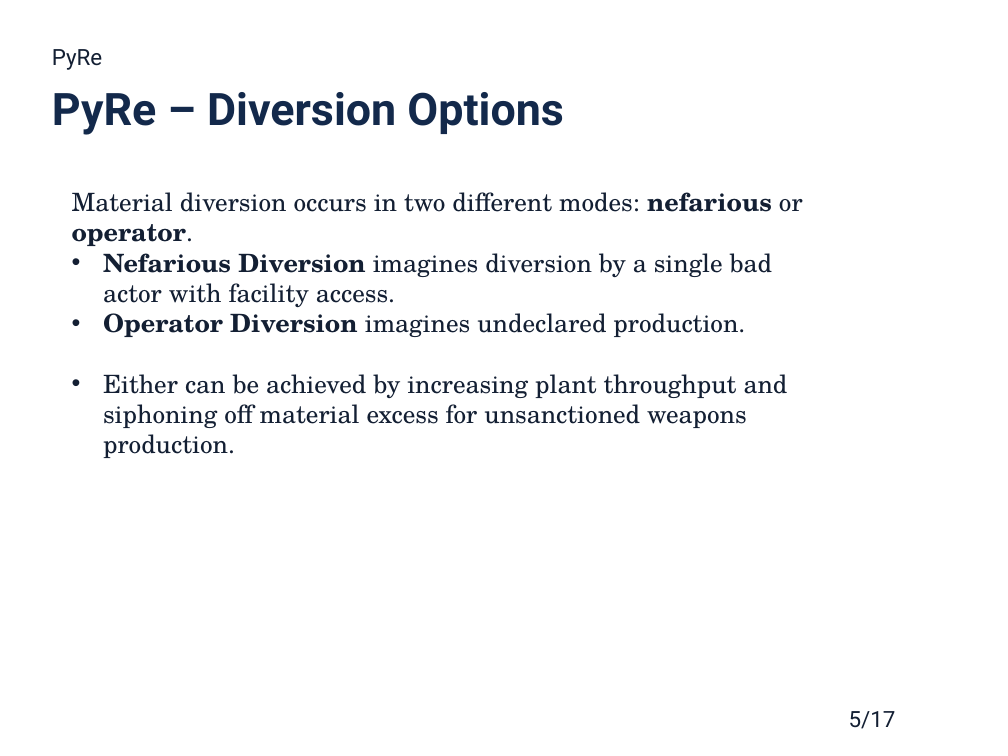
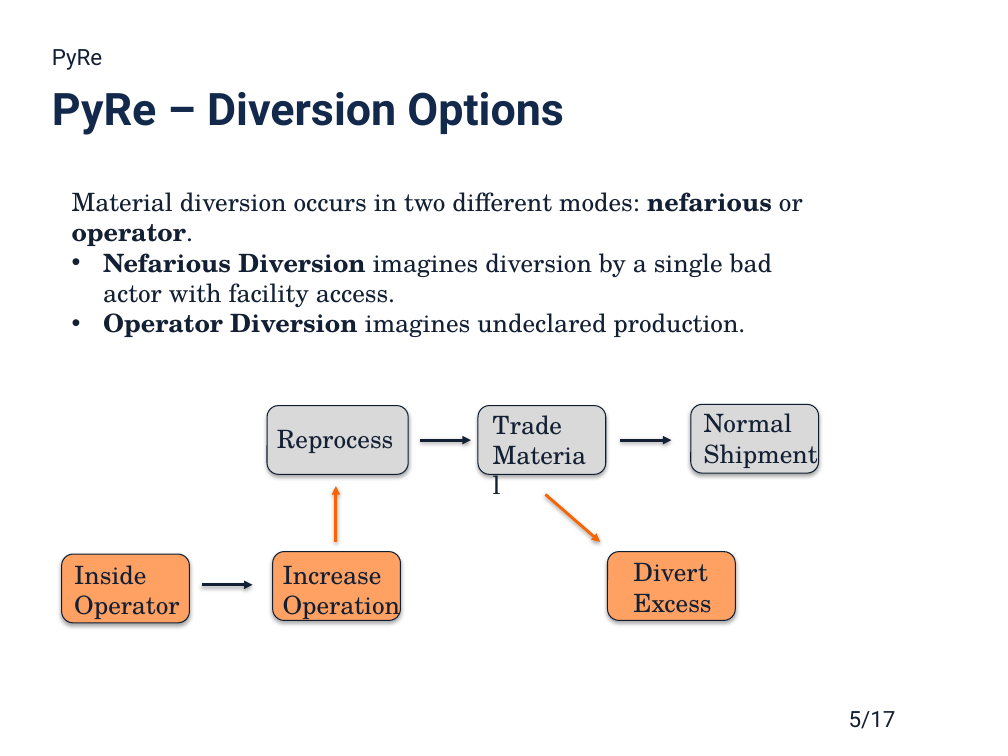
Before and after one commit to gtw2/2019-westphal-twofcs, a slide deck: slide 5 of 2019-westphal-twofcs-pres.pptx. Drawn at 1008x756 pixels with LibreOffice and Linux fonts; fonts in the diff are those of the drawing; background and template pictures are left out. Boxes give left, top, right and bottom in pixels: in the first picture for what was removed or moved away, otherwise in the second. Text is boxed around its words. In the diff, an @@ line names an element or a change of style, - is before the commit and + after.

```diff
--- a/2019-westphal-twofcs-pres.pptx
+++ b/2019-westphal-twofcs-pres.pptx
@@ text at (103,374,788,458): paragraph removed @@
-• Either can be achieved by increasing plant throughput and siphoning off material excess for unsanctioned weapons production.
@@ rounded rectangle added at (267,405,408,474), fill #D9D9D9, outline #121E33 0.75 pt @@
@@ rounded rectangle added at (478,405,606,474), fill #D9D9D9, outline #121E33 0.75 pt @@
@@ text added at (493,415,562,435), 18 pt, text #131F33 @@
+Trade
+Material
@@ rounded rectangle added at (690,404,818,473), fill #D9D9D9, outline #121E33 0.75 pt @@
@@ text added at (704,413,818,471), 18 pt, text #131F33 @@
+Normal
+Shipment
@@ text added at (277,430,393,453), 18 pt, text #131F33 @@
+Reprocess
@@ arrow added from (420, 440) to (471, 440), #131F33 2 pt @@
@@ arrow added from (620, 440) to (671, 440), #131F33 2 pt @@
@@ arrow added from (336, 542) to (336, 486), #FA6300 2 pt @@
@@ arrow added from (545, 495) to (600, 542), #FA6300 2 pt @@
@@ rounded rectangle added at (61,554,190,623), fill #FFA163, outline #121E33 0.75 pt @@
@@ text added at (74,565,179,619), 18 pt, text #131F33 @@
+Inside
+Operator
@@ rounded rectangle added at (273,551,401,620), fill #FFA163, outline #121E33 0.75 pt @@
@@ text added at (283,565,400,622), 18 pt, text #131F33 @@
+Increase
+Operation
@@ rounded rectangle added at (608,551,736,620), fill #FFA163, outline #121E33 0.75 pt @@
@@ text added at (633,562,711,613), 18 pt, text #131F33 @@
+Divert
+Excess
@@ arrow added from (202, 585) to (253, 585), #131F33 2 pt @@
```
Also in this commit, not shown: 9 other slides changed, 2 slides added, 1 slide removed, 1 other file.
